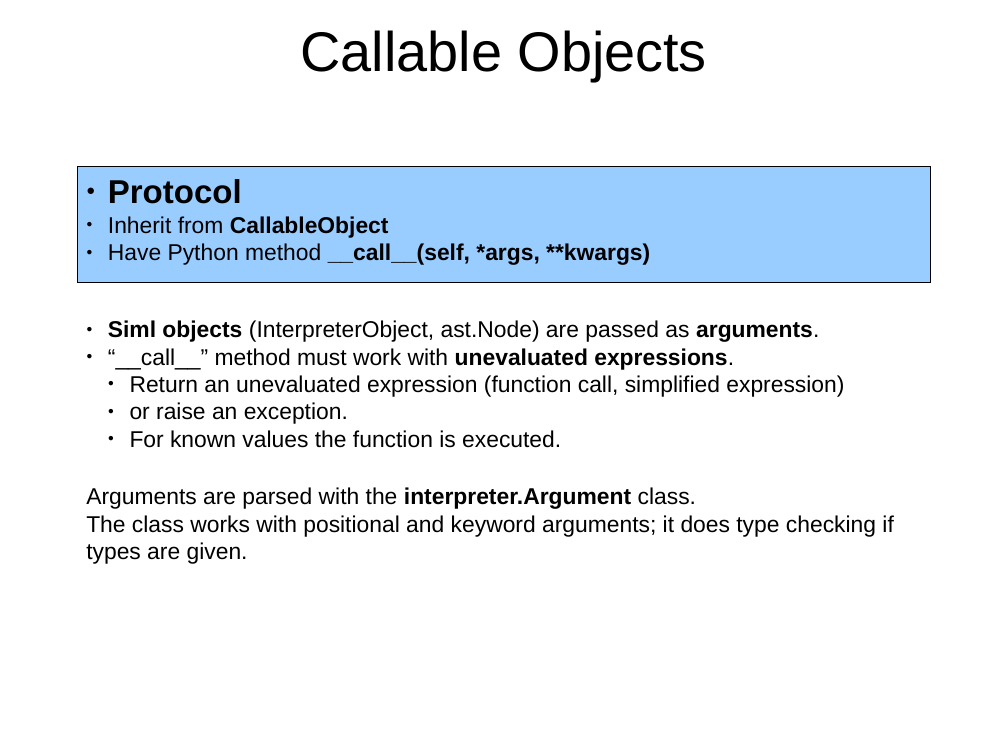
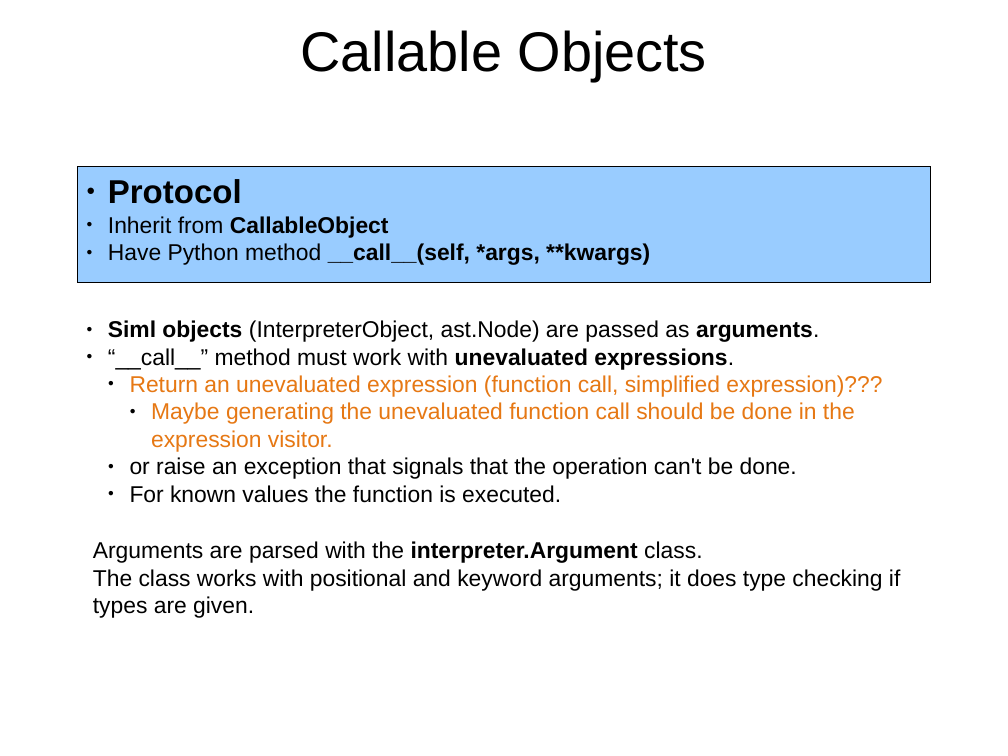
Before and after one commit to eike-welk/freeode, a slide deck: slide 12 of freeode_py/SIML Compiler Outline.odp. Drawn at 1008x756 pixels with LibreOffice and Linux fonts; fonts in the diff are those of the drawing. Boxes give left, top, right and bottom in pixels: in the first picture for what was removed or moved away, otherwise in the second. Text is boxed around its words. In the diff, an @@ line names an element or a change of style, - is before the commit and + after.

Commit message:
New assignment protocol implemented Different function wrapper now used in most cases

```diff
--- a/freeode_py/SIML Compiler Outline.odp
+++ b/freeode_py/SIML Compiler Outline.odp
@@ text at [130, 375, 882, 479]: text changed; text colour #000000 to #E67814 @@
-  ● Return an unevaluated expression (function call, simplified expression)
-  ● or raise an exception.
+  ● Return an unevaluated expression (function call, simplified expression)???
+    ● Maybe generating the unevaluated function call should be done in the expression visitor.
+  ● or raise an exception that signals that the operation can't be done.
@@ text "Arguments are parsed with the ...": place and size @@
-text "Arguments are parsed with the ..." at [86, 487, 893, 564]
+text "Arguments are parsed with the ..." at [93, 541, 900, 618]
```
Also in this commit, not shown: 3 other files.
